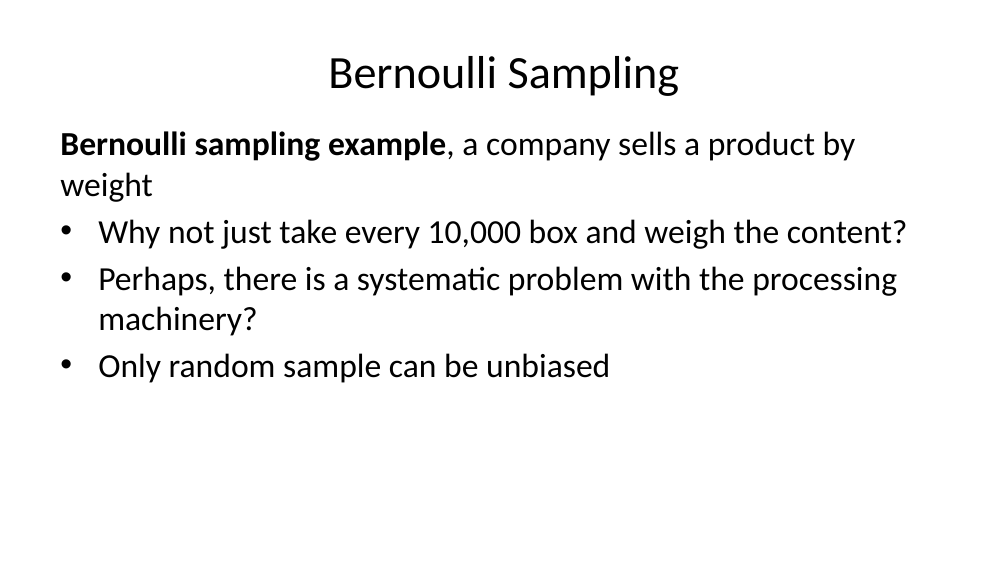
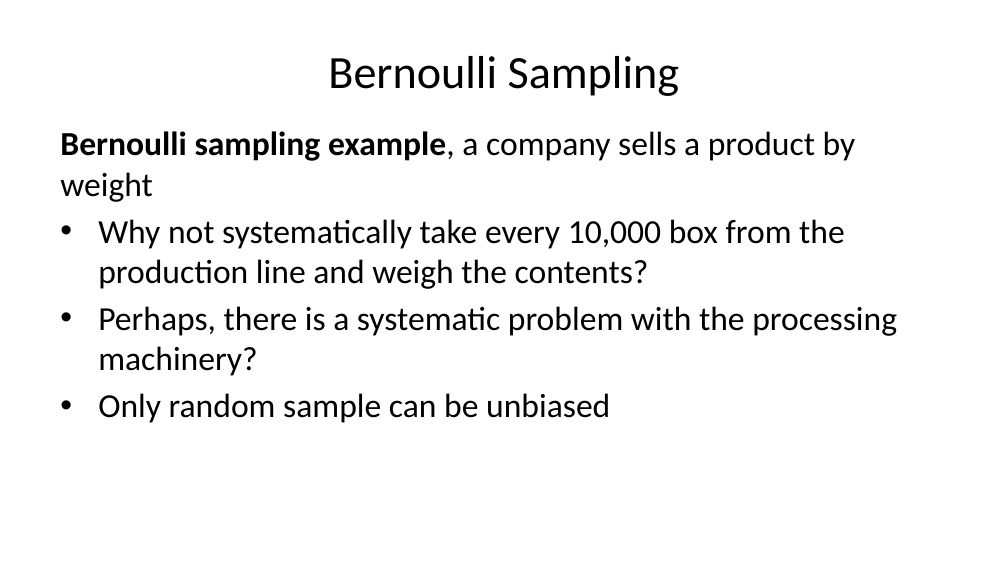
Before and after one commit to StephenElston/CSCI-E-83, a slide deck: slide 31 of LectureSlides/04_SamplingAndSimulation.pptx. Drawn at 1008x567 pixels with LibreOffice and Linux fonts; fonts in the diff are those of the drawing. Boxes give left, top, right and bottom in pixels: in the first picture for what was removed or moved away, otherwise in the second. Text is boxed around its words. In the diff, an @@ line names an element or a change of style, - is before the commit and + after.

Commit message:
Numerous improvements and typo corrections to slides

```diff
--- a/LectureSlides/04_SamplingAndSimulation.pptx
+++ b/LectureSlides/04_SamplingAndSimulation.pptx
@@ text at box(98, 219, 845, 289): text changed @@
-• Why not just take every 10,000 box and weigh the content?
+• Why not systematically take every 10,000 box from the production line and weigh the contents?
```
Also in this commit, not shown: 27 other slides changed.
